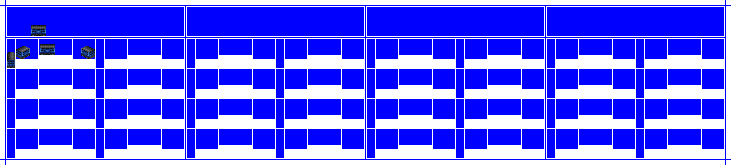
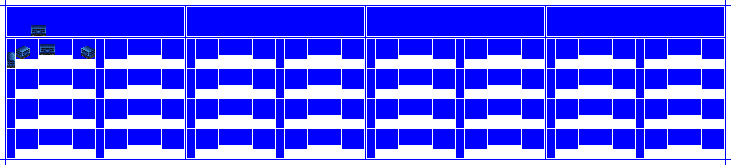
Layers edited between the first and the second 731 x 165 image:
hid "Roof Layer" over [7,25,95,61]